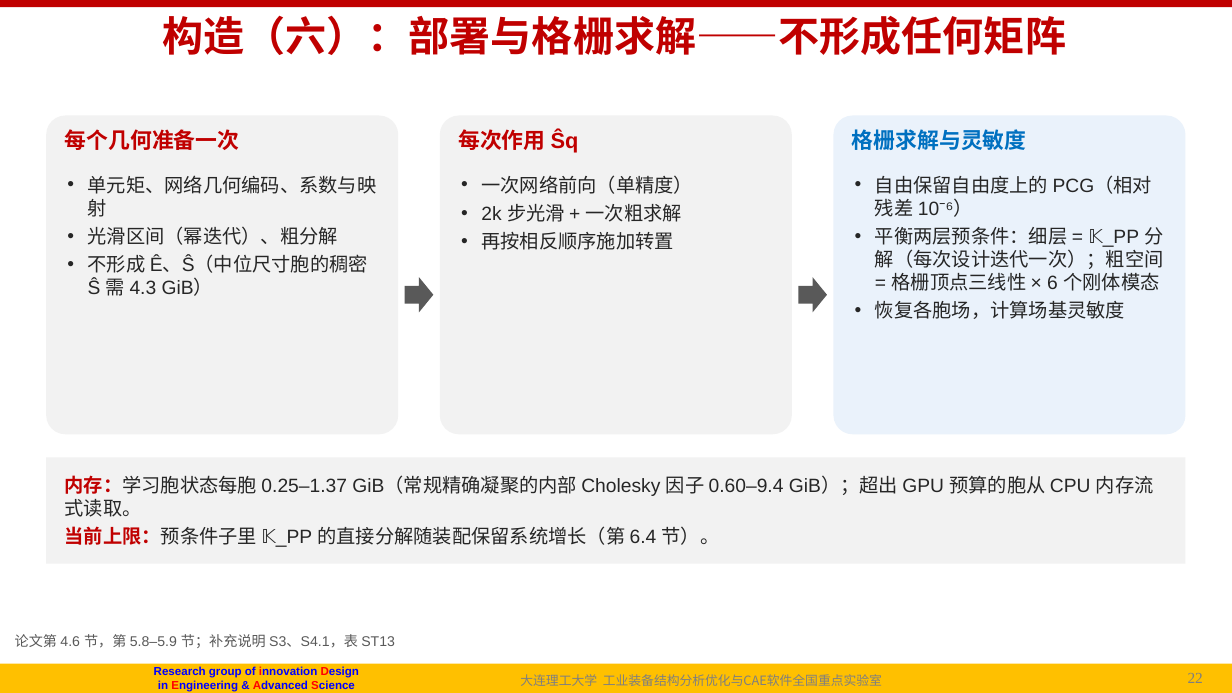
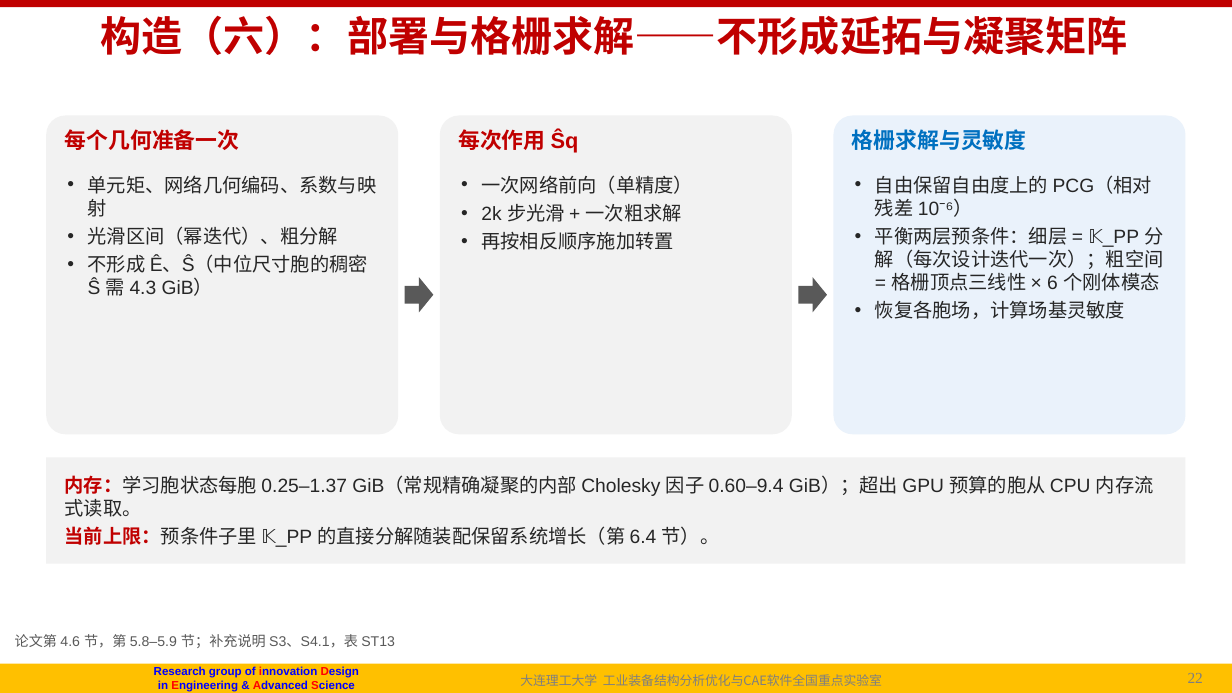
Before and after one commit to fanzhirui1004-source/curly-octo-goggles, a slide deck: slide 22 of docs/followup/talk/P1_NICE_导师汇报_20261003.pptx. Drawn at 1232x693 pixels with LibreOffice and Linux fonts; fonts in the diff are those of the drawing; background and template pictures are left out. Boxes give left, top, right and bottom in pixels: in the first picture for what was removed or moved away, otherwise in the second. Text is boxed around its words. In the diff, an @@ line names an element or a change of style, - is before the commit and + after.

```diff
--- a/docs/followup/talk/P1_NICE_导师汇报_20261003.pptx
+++ b/docs/followup/talk/P1_NICE_导师汇报_20261003.pptx
@@ title at <box>101,15,1128,55</box>: text changed @@
-构造（六）：部署与格栅求解——不形成任何矩阵
+构造（六）：部署与格栅求解——不形成延拓与凝聚矩阵
```
Also in this commit, not shown: 1 other slide changed, 18 other files.
